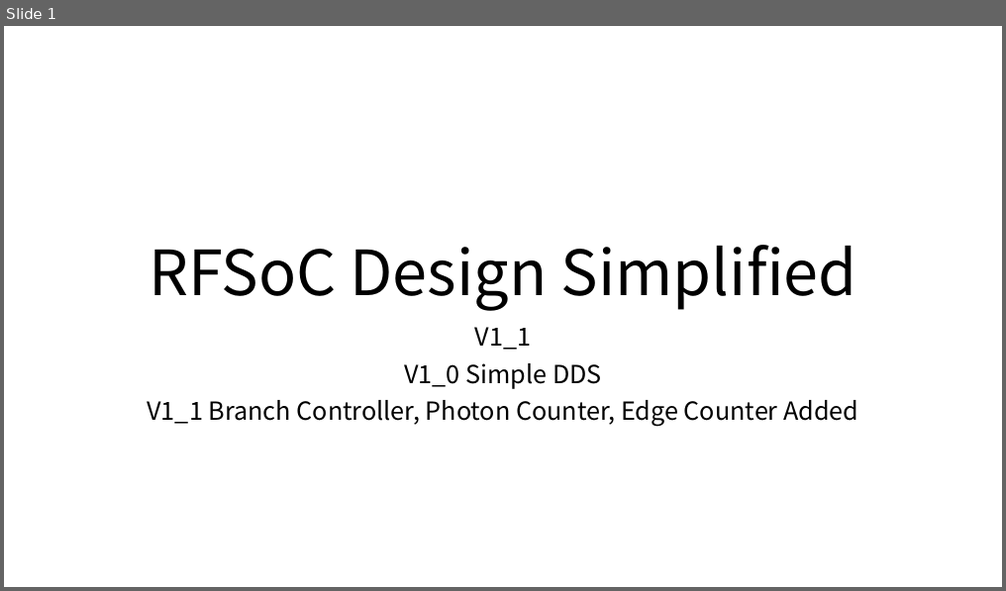
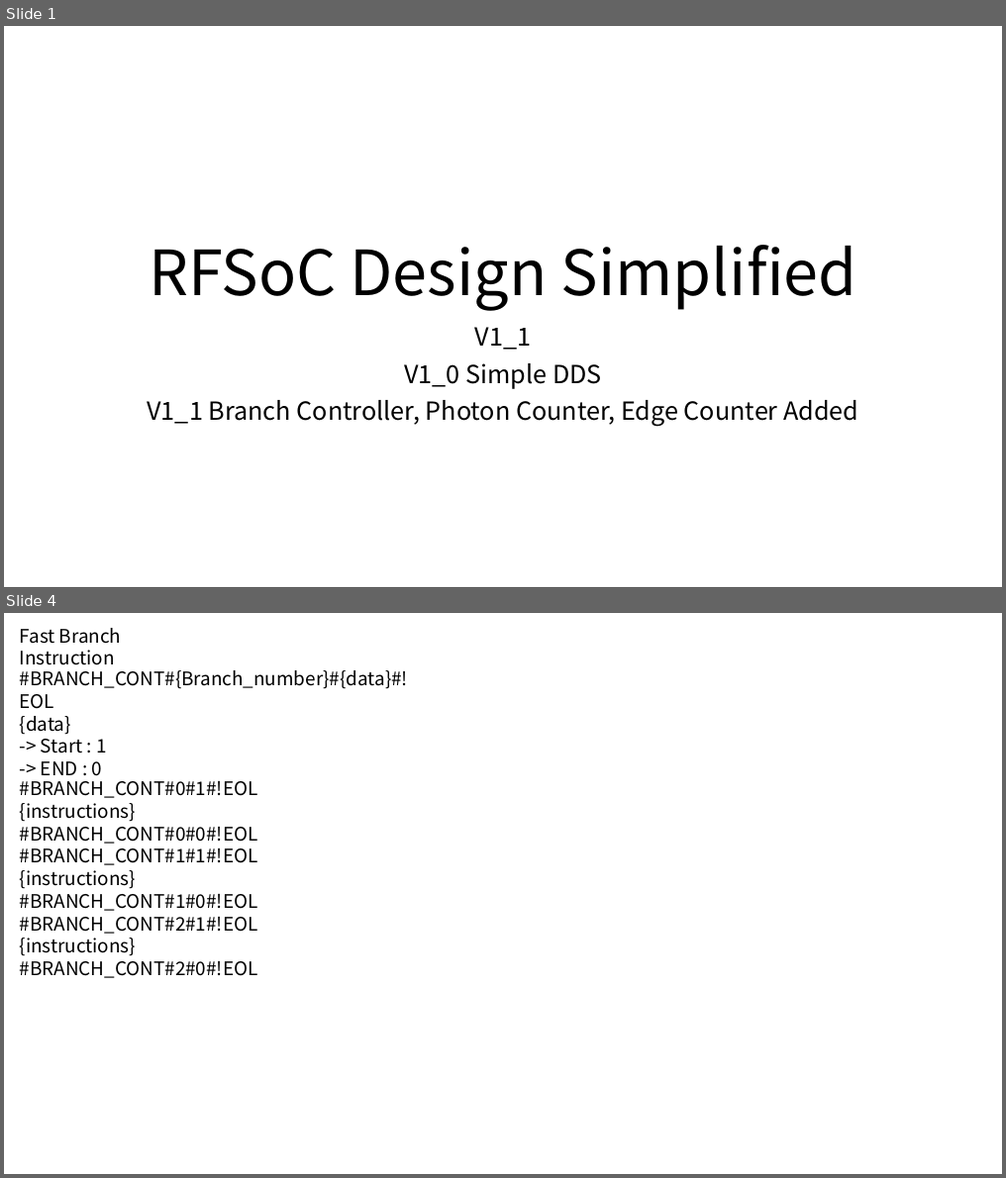
Before and after one commit to snu-quiqcl/RFSoC, a slide deck: Documents/RFSoC_Design_V1_1.pptx. Shown one above the other, each under a label of ours: slide 1 before the commit, slides 1 and 4 after it; the slides between them are not shown. The pictures are 1006x591 and 1006x1178 pixels, drawn with LibreOffice and Linux fonts; fonts in the diff are those of the drawing. Boxes give left, top, right and bottom in pixels: in the first picture for what was removed or moved away, otherwise in the second. Text is boxed around its words. In the diff, an @@ line names an element or a change of style, - is before the commit and + after.

```diff
--- a/Documents/RFSoC_Design_V1_1.pptx
+++ b/Documents/RFSoC_Design_V1_1.pptx
@@ slide 4 added at (4,613,1002,1174), background #FFFFFF @@
@@ text added at (20,628,122,665), 18 pt, text #000000 @@
+Fast Branch Instruction
@@ text added at (20,670,408,776), 18 pt, text #000000 @@
+#BRANCH_CONT#{Branch_number}#{data}#!EOL
+{data}
+-> Start : 1
+-> END : 0
@@ text added at (20,781,258,978), 18 pt, text #000000 @@
+#BRANCH_CONT#0#1#!EOL
+{instructions}
+#BRANCH_CONT#0#0#!EOL
+#BRANCH_CONT#1#1#!EOL
+{instructions}
+#BRANCH_CONT#1#0#!EOL
+#BRANCH_CONT#2#1#!EOL
+{instructions}
+#BRANCH_CONT#2#0#!EOL
```
Also in this commit, not shown: 1 slide changed, 3 other slides added, 57 other files.
